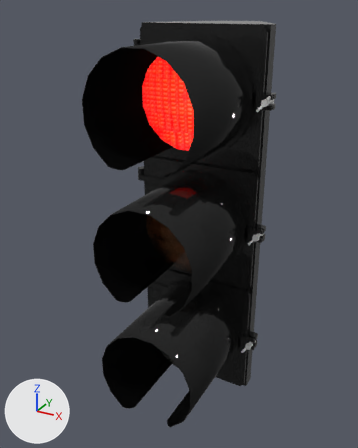
Renders of the glTF model metadrive/assets/models/traffic_light/red.gltf from each side of a commit.
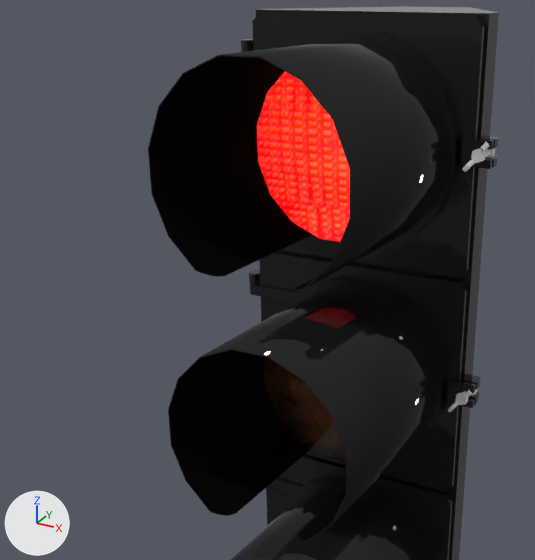
Each version appears first whole from a 50 mm lens placed at (0.443, -0.855, 0.436), pointed at (-0.032, 0.009, 0.004), and next in a close-up on the part from 0% to 83% of the width and 4% to 73% of the height. Every picture has the same lights, and +X, +Y and +Z are marked at lower left. Where no turn or scale is listed for an object, it has been applied to the vertices.

Names of what the first close-up shows: 'Cylinder.299_Aluminum.001_0', 'Cylinder.299_dr6 8inch amber OFF_0', 'Cylinder.299_dr6 8inch red ON_0', 'Cylinder.299_inner visor.001_0'.
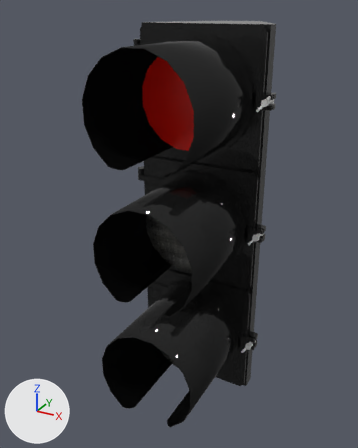
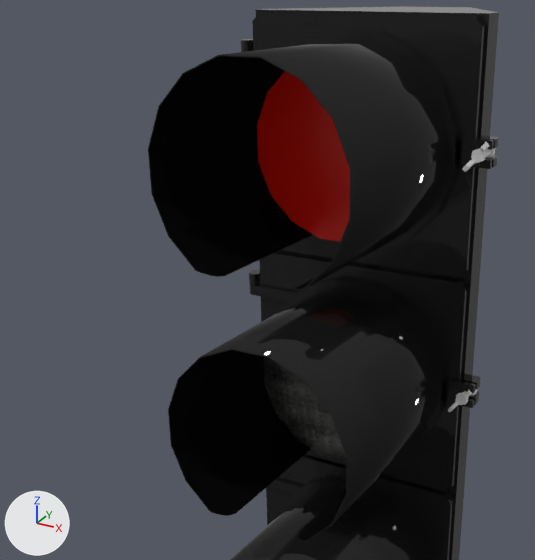
Edits to the scene script, one JSON object a line:
```json
{"op": "add", "block": "mat_dr6_8inch_red_on_003", "code": ["mat_dr6_8inch_red_on_003 = principled_material('dr6_8inch_red_ON.003')", "mat_dr6_8inch_red_on_003.base_color = (0.8, 0.00729, 0.0)  # red #e71500", "mat_dr6_8inch_red_on_003.roughness = 0.364"]}
{"block": "me_cylinder_299_dr6_8inch_red_on_0", "where": "me_cylinder_299_dr6_8inch_red_on_0.from_pydata(...)  # 144 vertices, 270 faces; spans x -0.1..0.094, y -0.023..0.011, z 0.176..0.37"}
{"op": "remove", "block": "me_cylinder_299_dr6_8inch_red_on_0", "code": "me_cylinder_299_dr6_8inch_red_on_0.materials.append(mat_dr6_8inch_red_on)  # picture img_dr6_8inch_red_on_basecolor"}
{"op": "add", "block": "me_cylinder_299_dr6_8inch_red_on_0", "code": "me_cylinder_299_dr6_8inch_red_on_0.materials.append(mat_dr6_8inch_red_on_003)  # red #e71500"}
```

Changed parts and their boxes (x1, y1, x2, y2) in the close-ups (535 x 560 px):
```json
{"object": "Cylinder.299_dr6 8inch red ON_0", "change": "recoloured", "before": [257, 71, 350, 242], "after": [257, 71, 350, 242]}
```
